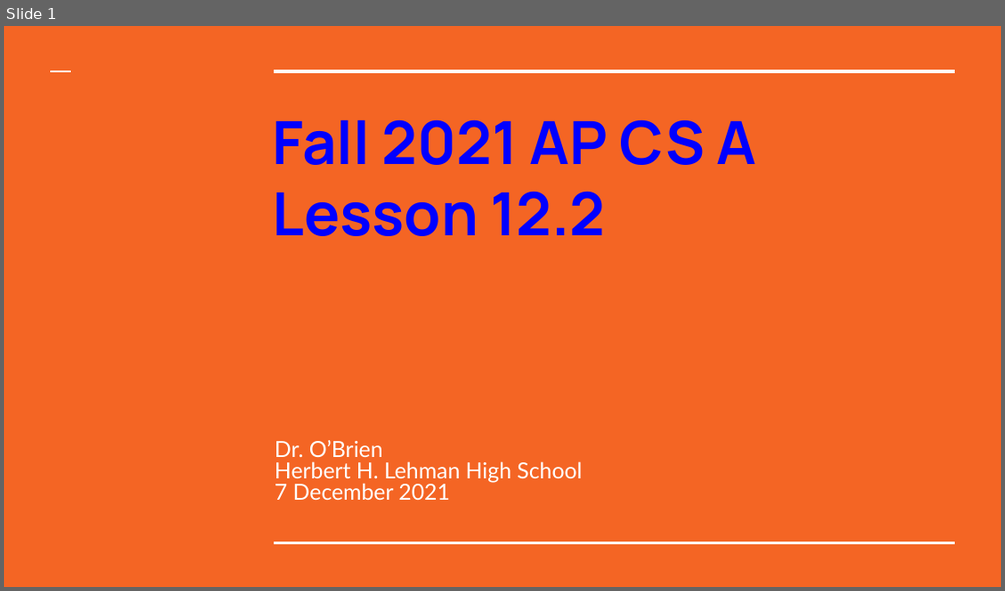
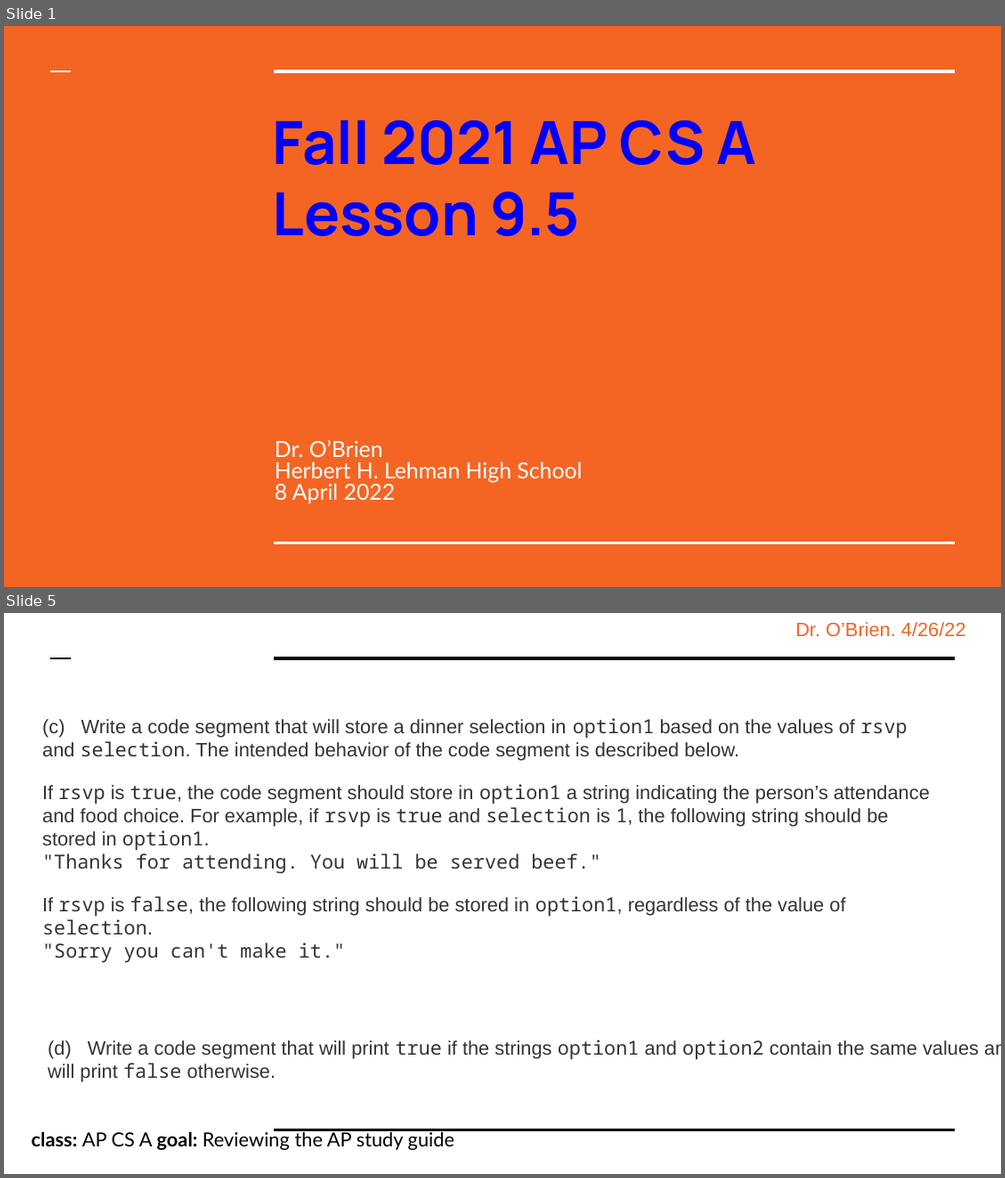
Before and after one commit to cobrien87/work, a slide deck: old/apcsa_12_2.pptx. Shown one above the other, each under a label of ours: slide 1 before the commit, slides 1 and 5 after it; the slides between them are not shown. The pictures are 1005x591 and 1005x1178 pixels, drawn with LibreOffice and Linux fonts; fonts in the diff are those of the drawing; background and template pictures are left out. Boxes give left, top, right and bottom in pixels: in the first picture for what was removed or moved away, otherwise in the second. Text is boxed around its words. In the diff, an @@ line names an element or a change of style, - is before the commit and + after.

```diff
--- a/old/apcsa_12_2.pptx
+++ b/old/apcsa_12_2.pptx
@@ slide 5 added at (4, 613, 1001, 1174), background #FFFFFF @@
@@ text added at (795, 622, 966, 637), 14 pt, text #F46524 @@
+Dr. O’Brien. 4/26/22
@@ line added from (51, 657) to (71, 657), #000000 1.5 pt @@
@@ line added from (275, 657) to (955, 657), #000000 3 pt @@
@@ text added at (42, 718, 930, 963), 14 pt, text #333333 @@
+(c) Write a code segment that will store a dinner selection in option1 based on the values of rsvp and selection. The intended behavior of the code segment is described below.
+If rsvp is true, the code segment should store in option1 a string indicating the person’s attendance and food choice. For example, if rsvp is true and selection is 1, the following string should be stored in option1.
+"Thanks for attending. You will be served beef."
+If rsvp is false, the following string should be stored in option1, regardless of the value of selection.
+"Sorry you can't make it."
@@ text added at (48, 1039, 979, 1082), 14 pt, text #333333 @@
+(d) Write a code segment that will print true if the strings option1 and option2 contain the same values and will print false otherwise.
@@ text added at (32, 1129, 454, 1150), 14 pt, text #000000 @@
+class: AP CS A goal: Reviewing the AP study guide
@@ line added from (275, 1129) to (955, 1129), #000000 1.5 pt @@
@@ slide 1 changed as well @@
@@ title at (273, 192, 580, 236): text changed @@
-Lesson 12.2
+Lesson 9.5
@@ subtitle at (275, 483, 396, 504): text changed @@
-7 December 2021
+8 April 2022
```
Also in this commit, not shown: 6 other slides added, 8 slides removed, 9 other files.
